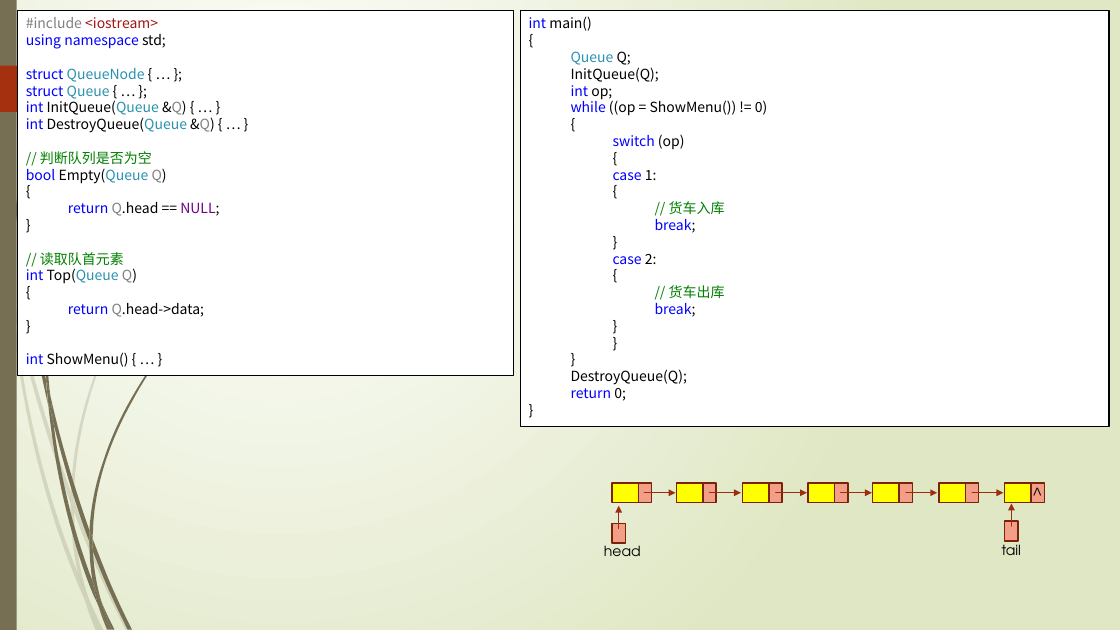
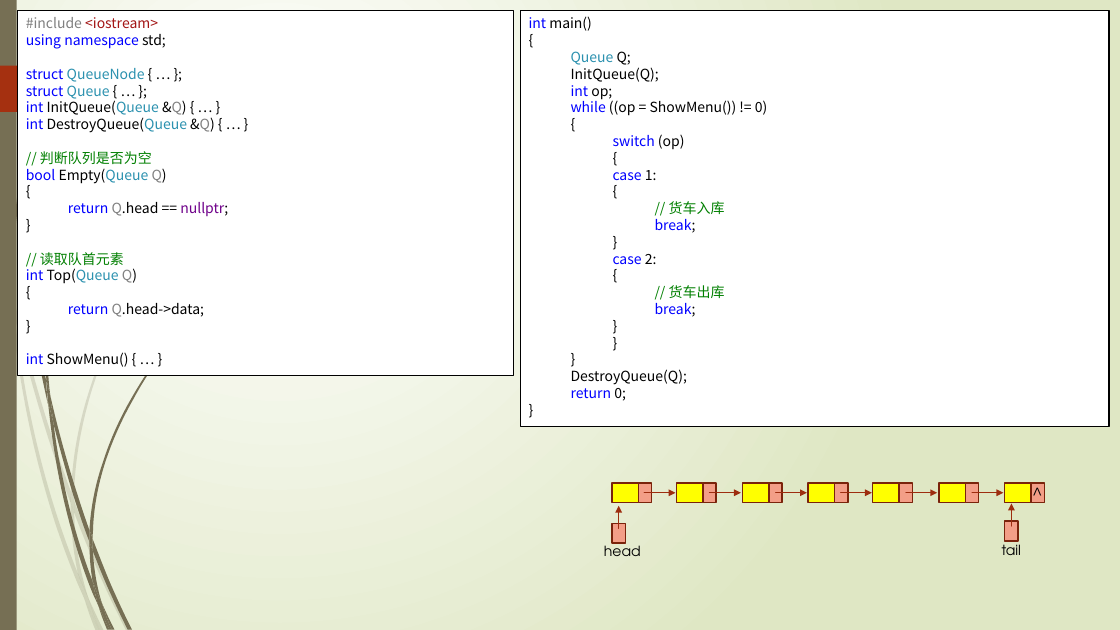
Before and after one commit to TeacherPeng/Datastruct, a slide deck: slide 48 of 教案/第03章 栈与队列.pptx. Drawn at 1120x630 pixels with LibreOffice and Linux fonts; fonts in the diff are those of the drawing. Boxes give left, top, right and bottom in pixels: in the first picture for what was removed or moved away, otherwise in the second. Text is boxed around its words. In the diff, an @@ line names an element or a change of style, - is before the commit and + after.

```diff
--- a/教案/第03章 栈与队列.pptx
+++ b/教案/第03章 栈与队列.pptx
@@ text in rectangle at bbox=[68, 202, 228, 216]: text changed @@
-return Q.head == NULL;
+return Q.head == nullptr;
```
Also in this commit, not shown: 7 other slides changed.
